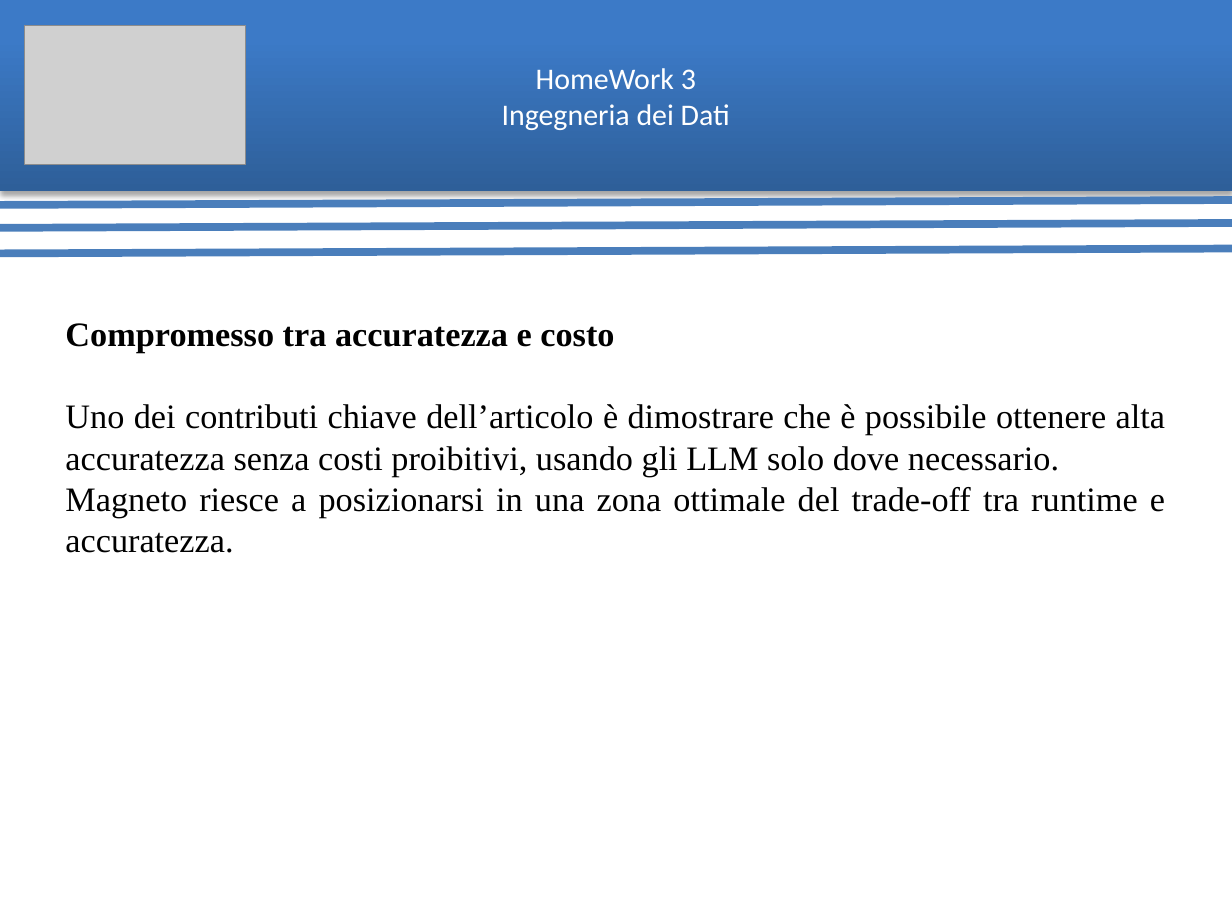
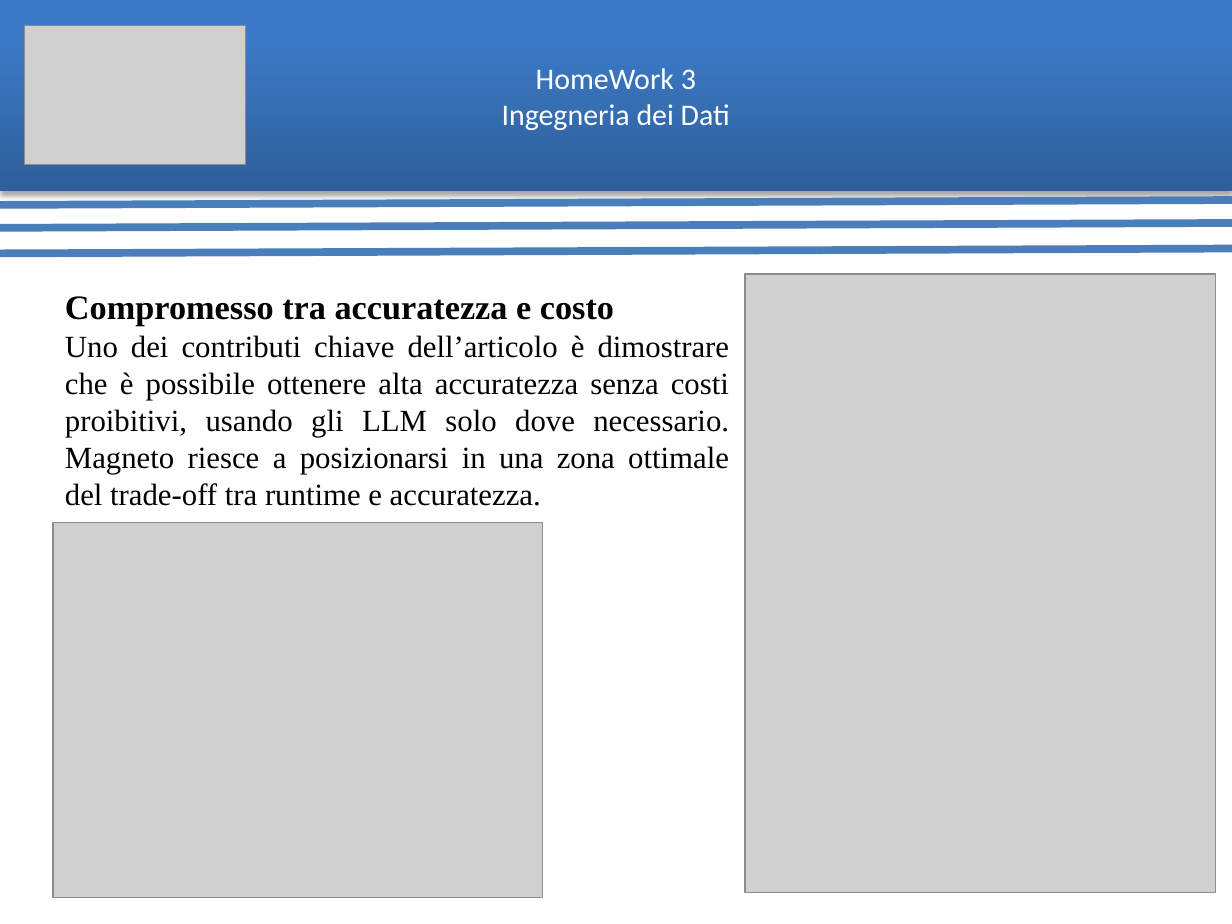
Before and after one commit to ArthexTheKing/Ingegneria-dei-Dati, a slide deck: slide 11 of Homework 3/HomeWork 3 Presentazione.pptx. Drawn at 1232x924 pixels with LibreOffice and Linux fonts; fonts in the diff are those of the drawing; grey boxes stand for pictures. Boxes give left, top, right and bottom in pixels: in the first picture for what was removed or moved away, otherwise in the second. Text is boxed around its words. In the diff, an @@ line names an element or a change of style, - is before the commit and + after.

```diff
--- a/Homework 3/HomeWork 3 Presentazione.pptx
+++ b/Homework 3/HomeWork 3 Presentazione.pptx
@@ text "Compromesso tra accuratezza e costo" moved from (x1=65, y1=323, x2=1165, y2=553) to (x1=65, y1=296, x2=730, y2=506) @@
@@ picture added at (x1=745, y1=274, x2=1216, y2=892) @@
@@ text at (x1=65, y1=335, x2=730, y2=506): text changed; size 20 to 18 pt @@
-Uno dei contributi chiave dell’articolo è dimostrare che è possibile ottenere alta accuratezza senza costi proibitivi, usando gli LLM solo dove necessario.
-Magneto riesce a posizionarsi in una zona ottimale del trade-off tra runtime e accuratezza.
+Uno dei contributi chiave dell’articolo è dimostrare che è possibile ottenere alta accuratezza senza costi proibitivi, usando gli LLM solo dove necessario. Magneto riesce a posizionarsi in una zona ottimale del trade-off tra runtime e accuratezza.
@@ picture added at (x1=53, y1=522, x2=543, y2=897) @@
```
Also in this commit, not shown: 9 other slides changed, 1 other file.
